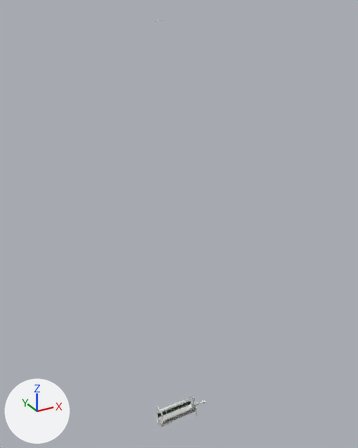
Before and after pictures for a commit that changed the FBX model cage_trailer/meshes/trucks/tuning/main.fbx.
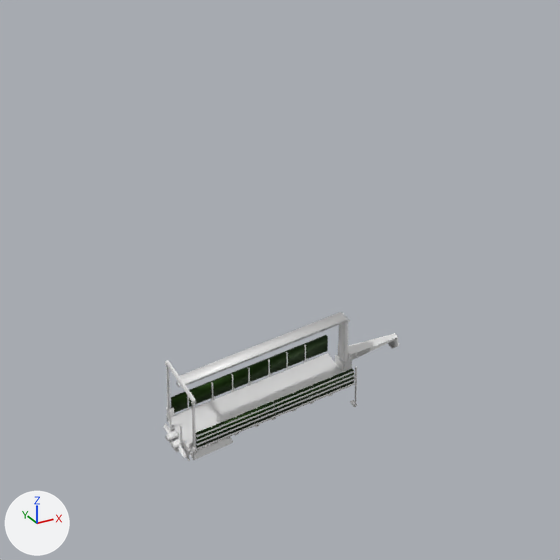
Each version is shown whole from a camera (50 mm lens) standing at (-0.527, -0.911, 1.034) and looking at (-0.01, 0.028, 0.564), then close up on the part from 34% to 67% of the width and 74% to 100% of the height. Every picture has the same lights, and +X, +Y and +Z are marked at lower left. Where no turn or scale is listed for an object, it has been applied to the vertices. Vertices at the same position are counted once.

Objects in the first close-up: 'cdt_Anchor.008', 'cdt_Body.004', 'cdt_Lift.009', 'lift', 'top.017'.
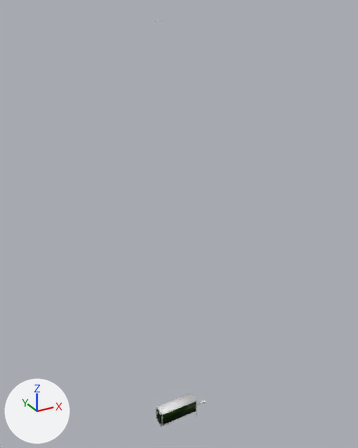
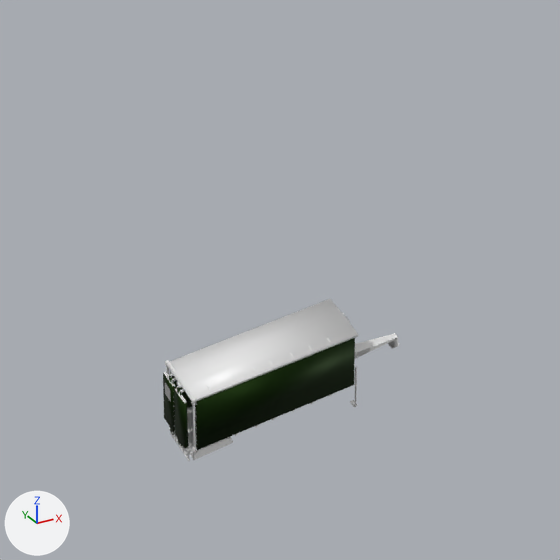
Where the change shows, as pixel boxes [x1, y1, x2, y2] in the close-ups (560 x 560 px; the box of a moved part takes in the faces that stretch with it):
'cdt_Body.004', reshaped: before [163, 312, 399, 461]; after [163, 313, 399, 461]
'cdt_UpperGate', added: after [170, 299, 358, 401]
    faces in mat_pup4lift_mat_013 (white #e7e7e7): [170, 299, 358, 401]
'cdt_Lift.009', deleted: before [167, 335, 354, 455]
    faces in mat_arm_mat_036 (dark green #223716): [171, 335, 354, 450]
    faces in mat_main2_mat (white #e7e7e7): [167, 345, 344, 455]
'lift', reshaped: before [166, 345, 347, 455]; after [163, 310, 332, 455]
'cdt_LowerGate', added: after [174, 381, 192, 408]
'placards.003', added: after [165, 383, 171, 402]
'cdt_Lift', added: after [189, 395, 329, 455]
part 1 of me_cube_199, built on: before [178, 320, 353, 449]; after [170, 371, 197, 449]
part 2 of me_cube_8911, added: after [163, 372, 332, 441]
part 3 of me_cube_1256, deleted: before [163, 358, 332, 458]
part 4 of me_cube_1256, moved or reshaped: before [165, 318, 347, 449]; after [163, 338, 355, 450]

What changed in the scene script:
```text
Change me_cube_199:
    remove me_cube_199.from_pydata(...)  # 120 vertices, 92 faces; spans x -0.0414..0.064, y 0.0025..0.0346, z -0.0066..0.0308
    add me_cube_199.from_pydata(...)  # 512 vertices, 388 faces; spans x -0.0414..0.0641, y 0.0025..0.0346, z -0.0066..0.0308
    me_cube_199 part 1: 32 vertices moved from x -0.0396..0.0617, y 0.0036..0.0335, z -0.0066..0.004 to x -0.0396..0.0617, y 0.0033..0.0338, z -0.0066..0.004; 16 vertices removed from x -0.0413..0.064, y 0.0149..0.0211, z 0.029..0.0308; 176 vertices added at x -0.0402..0.0629, y 0.0026..0.0346, z 0.0166..0.0308
Change me_cube_1256:
    remove me_cube_1256.from_pydata(...)  # 654 vertices, 510 faces; spans x -0.0919..0.057, y -0.0169..0.0169, z 0.0096..0.0582
    add me_cube_1256.from_pydata(...)  # 310 vertices, 240 faces; spans x -0.0886..0.057, y -0.0169..0.0169, z 0.0096..0.0582
    me_cube_1256 part 3: 33 loose pieces with 352 vertices, spanning x -0.09..0.0053, y -0.0152..0.0151, z 0.0122..0.0211, are deleted
    me_cube_1256 part 4: 16 vertices removed from x -0.0919..0.021, y -0.0051..0.0049, z 0.0157..0.058; 24 vertices added at x -0.0886..0.0188, y -0.0163..0.0129, z 0.0204..0.0556
    remove me_cube_1256.materials.append(mat_pup4lift_mat_013)  # white #e7e7e7
    add me_cube_1256.materials.append(mat_arm_mat_036)  # dark green #223716
Change me_cube_8911:
    remove me_cube_8911.from_pydata(...)  # 2992 vertices, 2321 faces; spans x -0.0881..0.0228, y -0.0179..0.0178, z 0.0169..0.0313
    add me_cube_8911.from_pydata(...)  # 5508 vertices, 4305 faces; spans x -0.0882..0.0228, y -0.0179..0.0178, z 0.0169..0.0579
    me_cube_8911 part 2: 1228 vertices added at x -0.0882..0.0054, y -0.0142..0.0142, z 0.0173..0.0577
Remove ob_cdt_anchor_008:
    ob_cdt_anchor_008 = bpy.data.objects.new('cdt_Anchor.008', me_cube_016_cube_194)
Remove ob_cdt_lift_009:
    ob_cdt_lift_009 = bpy.data.objects.new('cdt_Lift.009', me_cube_102)
Add ob_cdt_uppergate:
    ob_cdt_uppergate = bpy.data.objects.new('cdt_UpperGate', me_cube_22290)  # 24 vertices, 20 faces; spans x -0.0509..0.0543, y -0.0018..0.0304, z -0.0119..0.0027; in mat_pup4lift_mat_013 (white #e7e7e7), mat_arm_mat_036 (dark green #223716)
    ob_cdt_uppergate.location = (-0.0333, -0.0143, 0.0476)
Add ob_cdt_lift:
    ob_cdt_lift = bpy.data.objects.new('cdt_Lift', me_cube_102_1)  # 428 vertices, 310 faces; spans x -0.0881..0.0192, y -0.0152..0.0151, z 0.017..0.0252; in mat_main2_mat (white #e7e7e7), mat_arm_mat_001 (dark green #223716)
    ob_cdt_lift.location = (0.0, 0.0, -0.0081)
Add ob_placards_003:
    ob_placards_003 = bpy.data.objects.new('placards.003', me_cube_22410)  # 196 vertices, 172 faces; spans x -0.0002..0.0309, y -0.0034..0.0094, z -0.029..0.0002; in mat_main_mat_006 (white #e7e7e7)
    ob_placards_003.location = (-0.0888, 0.0069, 0.0419)
Add ob_cdt_lowergate:
    ob_cdt_lowergate = bpy.data.objects.new('cdt_LowerGate', me_cube_22292)  # 8 vertices, 6 faces; spans x -0.0494..0.0519, y -0.0005..0.0018, z 0.0008..0.0236; in mat_arm_mat_036 (dark green #223716)
    ob_cdt_lowergate.location = (-0.0331, 0.0143, 0.0115)
```
